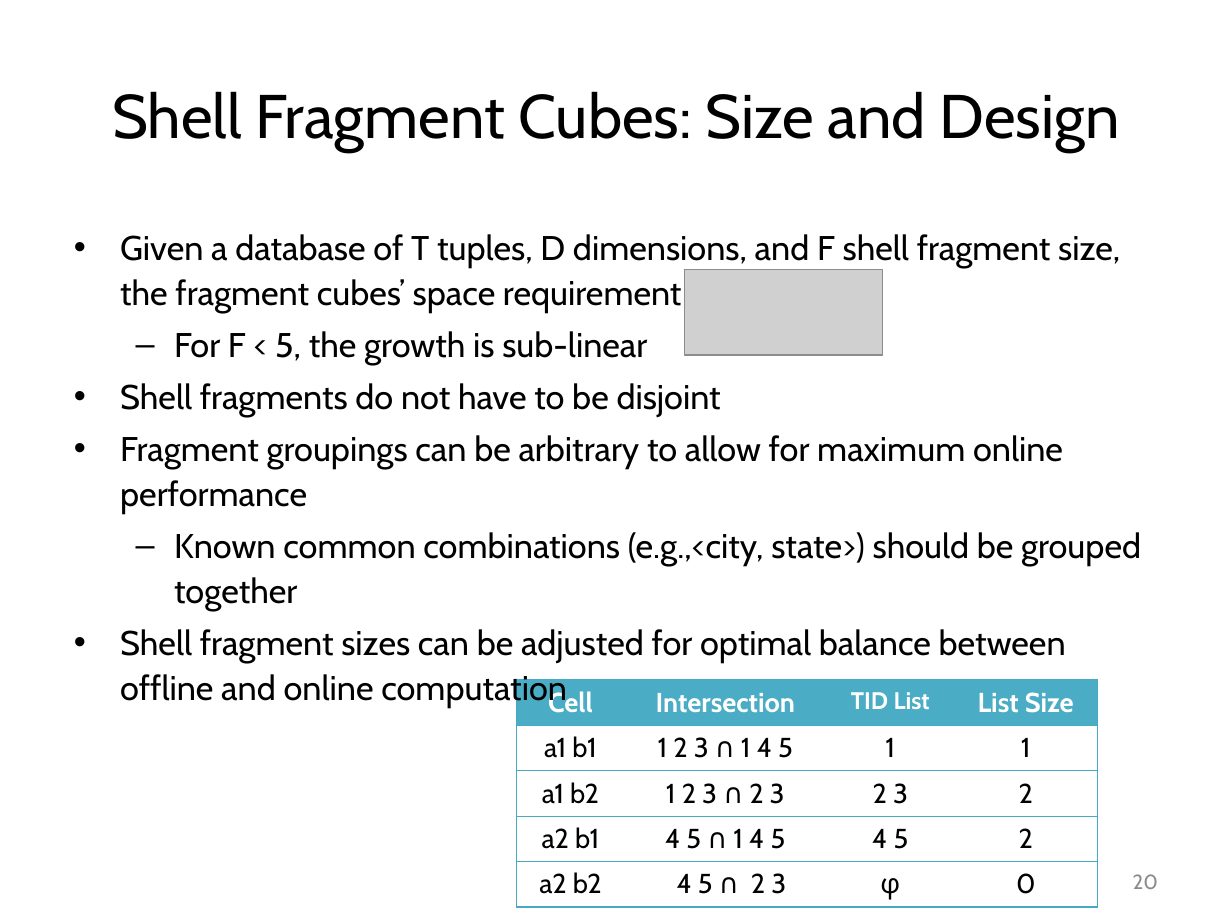
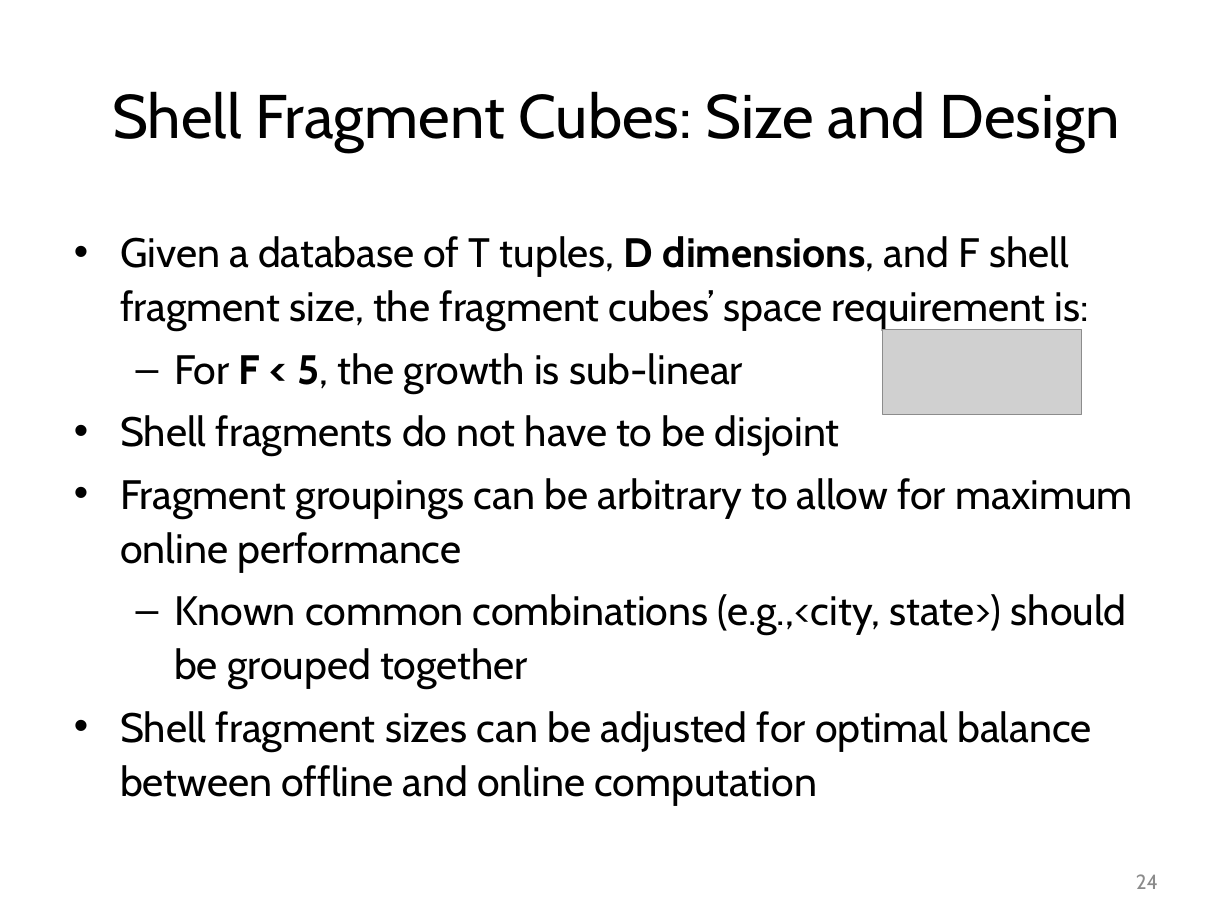
Before and after one commit to mjiang89/mjiang89.github.io, a slide deck: slide 24 of teaching/CS412Summer17-Chapter5.pptx (slide 20 before the commit). Drawn at 1232x924 pixels with LibreOffice and Linux fonts; fonts in the diff are those of the drawing; grey boxes stand for pictures. Boxes give left, top, right and bottom in pixels: in the first picture for what was removed or moved away, otherwise in the second. Text is boxed around its words. In the diff, an @@ line names an element or a change of style, - is before the commit and + after.

```diff
--- a/teaching/CS412Summer17-Chapter5.pptx
+++ b/teaching/CS412Summer17-Chapter5.pptx
@@ text "Given a database of T ..." at box(120, 236, 1132, 806): size 20 to 24 pt; bold on in "D dimensions,", "F < 5," @@
@@ picture removed at box(685, 270, 883, 355) @@
@@ picture added at box(883, 329, 1082, 414) @@
@@ table removed at box(516, 680, 1096, 906), 5 rows, 4 columns @@
-Cell | Intersection | TID List | List Size
-a1 b1 | 1 2 3 ∩ 1 4 5 | 1 | 1
-a1 b2 | 1 2 3 ∩ 2 3 | 2 3 | 2
-a2 b1 | 4 5 ∩ 1 4 5 | 4 5 | 2
-a2 b2 | 4 5 ∩ 2 3 | φ | 0
@@ page number at box(1136, 874, 1158, 889): text changed @@
-20
+24
```
Also in this commit, not shown: 19 other slides changed, 6 slides added, 3 slides removed, 4 other files.
